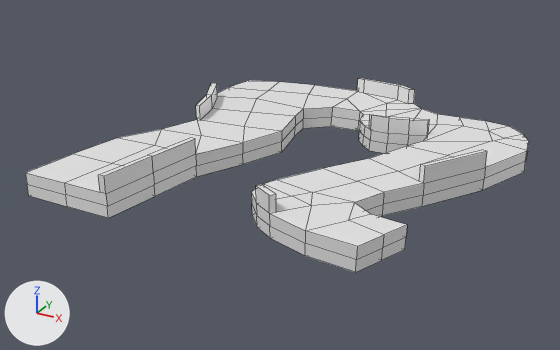
What one commit did to the FBX model Keep Rolling/Assets/Board/Board01.fbx.
Both versions are drawn from a camera (50 mm lens) standing at (1.627, -3.328, 1.475) and looking at (-0.109, -0.172, -0.103). Arrows for +X, +Y and +Z are at lower left; the lights stay in place. Mesh edges are drawn as thin lines.

In view in the first picture: 'Board01'.
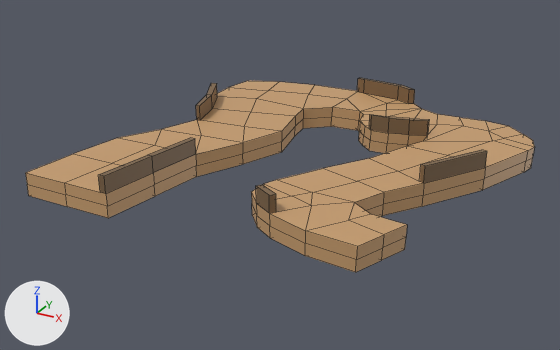
The change, as a diff of the scene's bpy script:
```diff
--- a/Keep Rolling/Assets/Board/Board01.fbx.py
+++ b/Keep Rolling/Assets/Board/Board01.fbx.py
@@ mat_material @@
+mat_material = principled_material('Material')
+mat_material.base_color = (0.578, 0.342, 0.159)  # brown #c89e6f
@@ mat_borders @@
+mat_borders = principled_material('Borders')
+mat_borders.base_color = (0.204, 0.123, 0.0598)  # brown #7d6245
@@ me_cube_002 @@
 # used by ob_board01; location = (0.0, 0.0, 0.0)
-me_cube_002.from_pydata(...)  # 278 vertices, 291 faces; spans x -1.0..0.98, y -1.0..0.9, z -0.08..0.12
+me_cube_002.from_pydata(...)  # 279 vertices, 286 faces; spans x -1.0..1.0, y -1.0..0.9, z -0.08..0.12
+# me_cube_002 part 1
+# 5 vertices are removed from x 0.95, y 0.54, z -0.08..0.04
+# 15 faces are deleted
+# 6 vertices are added at (1.0, 0.47, 0.04), (0.99, 0.48, -0.08), (0.97, 0.56, 0.04), (0.97, 0.56, -0.02), (0.96, 0.56, -0.08), (0.99, 0.48, -0.02)
+# 10 new faces join them, mat_material (brown #c89e6f)
+# me_cube_002 part 2: 229 faces spanning x -1.0..0.98, y -1.0..0.9, z -0.08..0.04 switch from no material to mat_material (brown #c89e6f)
+# me_cube_002 part 3: 47 faces spanning x -0.88..0.85, y -1.0..0.9, z 0.04..0.12 switch from no material to mat_borders (brown #7d6245)
```

What differs and where, as boxes (x1, y1, x2, y2) in the pictures (560 x 350 px; the box of a moved part takes in the faces that stretch with it):
'Board01', reshaped
    before: (26, 78, 529, 272)
    after: (26, 78, 535, 272)
part 1 of me_cube_002, moved or reshaped
    before: (495, 134, 529, 151)
    after: (495, 134, 535, 172)
part 2 of me_cube_002, recoloured (white to brown)
    both: (26, 81, 528, 272)
part 3 of me_cube_002, recoloured (grey to brown)
    both: (98, 78, 487, 213)
